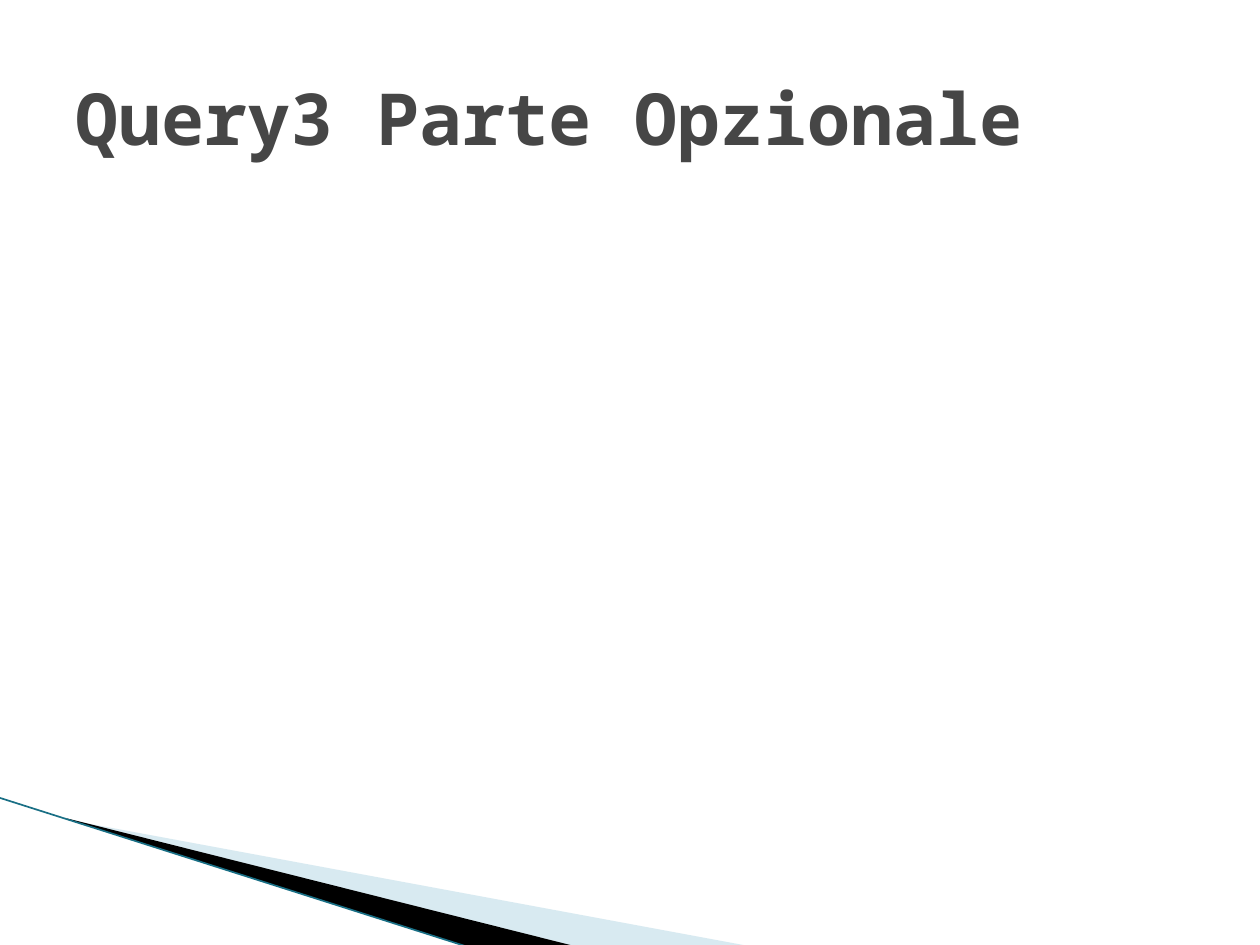
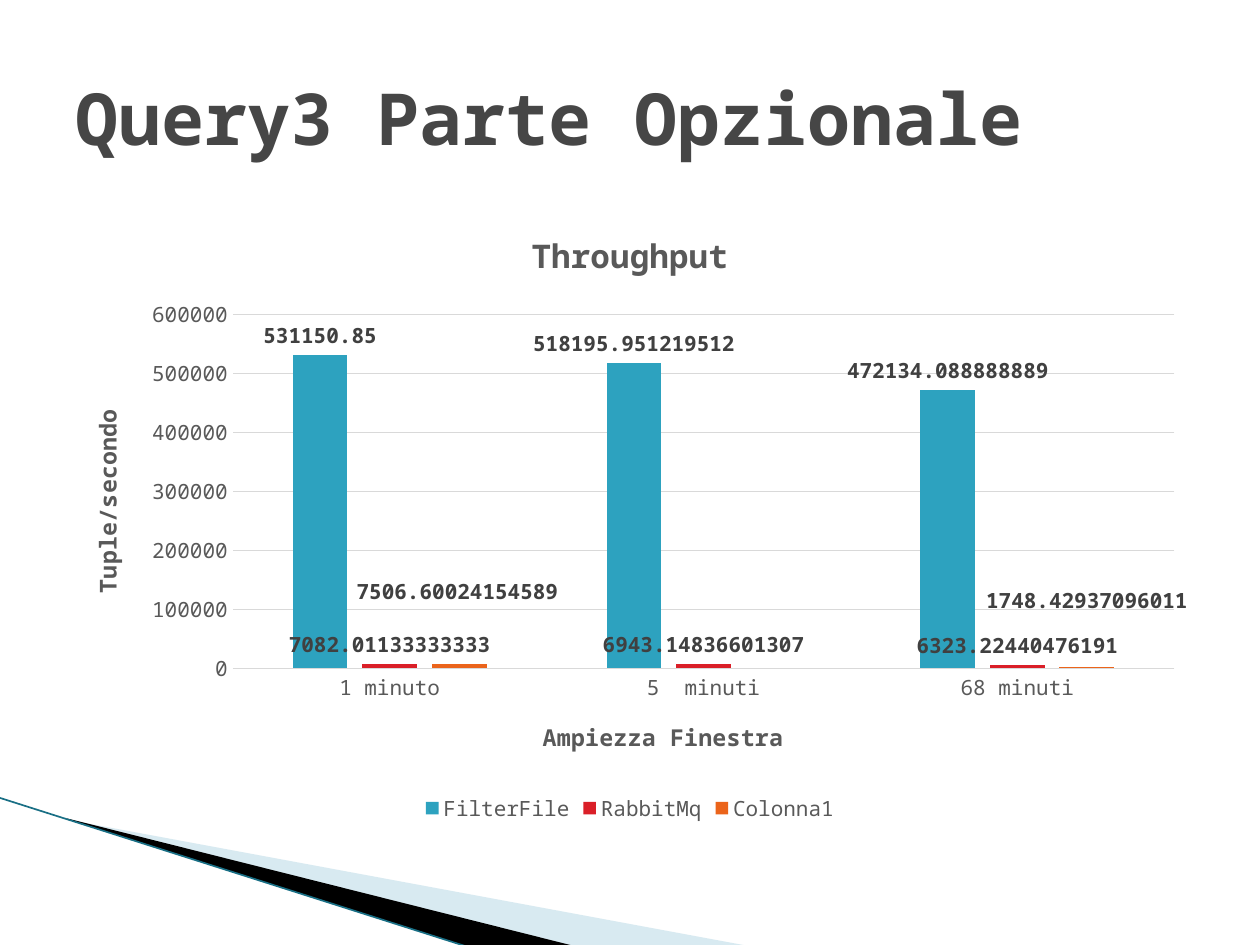
Before and after one commit to alexiey91/Flink, a slide deck: slide 27 of SABD2.pptx (slide 31 before the commit). Drawn at 1260x945 pixels with LibreOffice and Linux fonts; fonts in the diff are those of the drawing; background and template pictures are left out. Boxes give left, top, right and bottom in pixels: in the first picture for what was removed or moved away, otherwise in the second. Text is boxed around its words. In the diff, an @@ line names an element or a change of style, - is before the commit and + after.

Commit message:
parte opzionale

```diff
--- a/SABD2.pptx
+++ b/SABD2.pptx
@@ column chart added at box(63, 204, 1197, 828) @@
+title "Throughput "
+categories: 1 minuto, 5  minuti, 68 minuti
+FilterFile: 531150.85, 518195.95122, 472134.088889
+RabbitMq: 7082.011333, 6943.148366, 6323.224405
+Colonna1: 7506.600242, -, 1748.429371
```
Also in this commit, not shown: 11 other slides changed, 6 slides removed.
